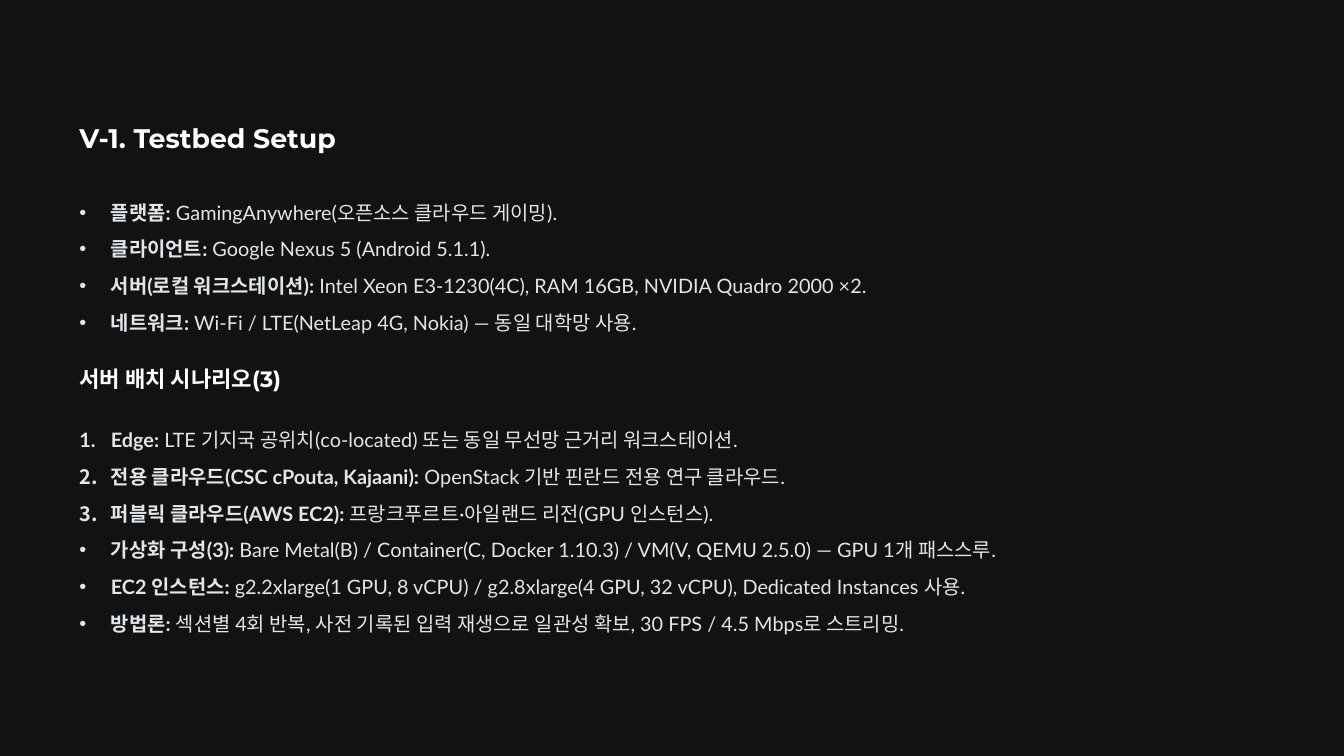
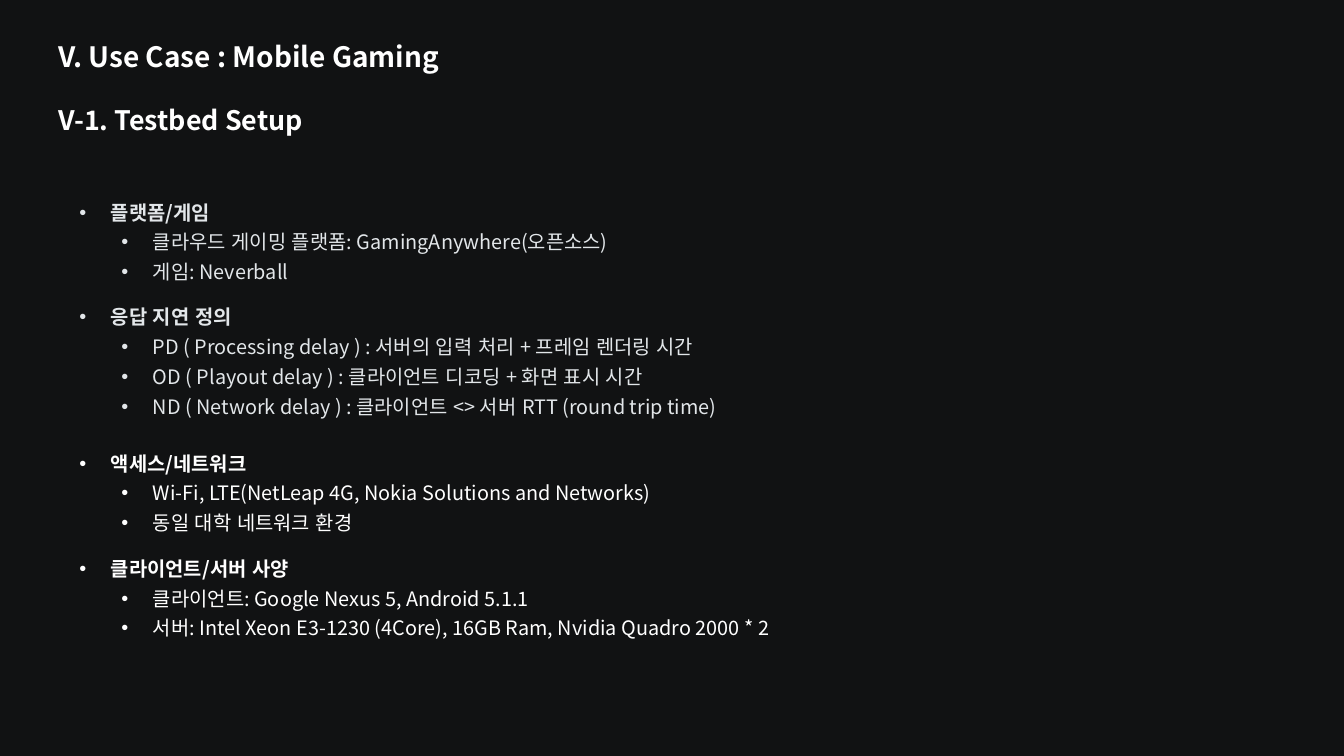
Before and after one commit to dhkeum9886/kmu-cloud-ai, a slide deck: slide 25 of 과제/Edge_Computing_for_the_Internet_of_Thing/Edge-Computing-for-the-Internet-of-Things-A-Case-Study.pptx (slide 23 before the commit). Drawn at 1344x756 pixels with LibreOffice and Linux fonts; fonts in the diff are those of the drawing. Boxes give left, top, right and bottom in pixels: in the first picture for what was removed or moved away, otherwise in the second. Text is boxed around its words. In the diff, an @@ line names an element or a change of style, - is before the commit and + after.

```diff
--- a/과제/Edge_Computing_for_the_Internet_of_Thing/Edge-Computing-for-the-Internet-of-Things-A-Case-Study.pptx
+++ b/과제/Edge_Computing_for_the_Internet_of_Thing/Edge-Computing-for-the-Internet-of-Things-A-Case-Study.pptx
@@ text added at (58,44,439,74), 24 pt, text #FFFFFF, bold @@
+V. Use Case : Mobile Gaming
@@ text "V-1. Testbed Setup": place and size @@
-text "V-1. Testbed Setup" at (79,128,336,154)
+text "V-1. Testbed Setup" at (58,108,303,136)
@@ text "V-1. Testbed Setup" at (58,108,303,136): font Montserrat to Noto Sans CJK KR @@
@@ text at (111,203,608,281): text changed; font Lato to Noto Sans CJK KR @@
-• 플랫폼: GamingAnywhere(오픈소스 클라우드 게이밍).
+• 플랫폼/게임
+  • 클라우드 게이밍 플랫폼: GamingAnywhere(오픈소스)
+  • 게임: Neverball
@@ text removed at (111,239,490,260) @@
-• 클라이언트: Google Nexus 5 (Android 5.1.1).
@@ text removed at (111,276,867,296) @@
-• 서버(로컬 워크스테이션): Intel Xeon E3-1230(4C), RAM 16GB, NVIDIA Quadro 2000 ×2.
@@ text added at (111,307,716,419), 17 pt, text #E2E6E9 @@
+• 응답 지연 정의
+  • PD ( Processing delay ) : 서버의 입력 처리 + 프레임 렌더링 시간
+  • OD ( Playout delay ) : 클라이언트 디코딩 + 화면 표시 시간
+  • ND ( Network delay ) : 클라이언트 <> 서버 RTT (round trip time)
@@ text removed at (79,368,281,392) @@
-서버 배치 시나리오(3)
@@ text removed at (111,430,737,451) @@
-1. Edge: LTE 기지국 공위치(co-located) 또는 동일 무선망 근거리 워크스테이션.
@@ text at (111,454,650,532): text changed; font Lato to Noto Sans CJK KR; text colour #E2E6E9 to #FFFFFF @@
-• 네트워크: Wi-Fi / LTE(NetLeap 4G, Nokia) — 동일 대학망 사용.
+• 액세스/네트워크
+  • Wi-Fi, LTE(NetLeap 4G, Nokia Solutions and Networks)
+  • 동일 대학 네트워크 환경
@@ text removed at (111,467,785,488) @@
-2. 전용 클라우드(CSC cPouta, Kajaani): OpenStack 기반 핀란드 전용 연구 클라우드.
@@ text removed at (111,504,713,524) @@
-3. 퍼블릭 클라우드(AWS EC2): 프랑크푸르트·아일랜드 리전(GPU 인스턴스).
@@ text removed at (111,540,996,560) @@
-• 가상화 구성(3): Bare Metal(B) / Container(C, Docker 1.10.3) / VM(V, QEMU 2.5.0) — GPU 1개 패스스루.
@@ text added at (111,559,769,639), 17 pt, text #FFFFFF @@
+• 클라이언트/서버 사양
+  • 클라이언트: Google Nexus 5, Android 5.1.1
+  • 서버: Intel Xeon E3-1230 (4Core), 16GB Ram, Nvidia Quadro 2000 * 2
@@ text removed at (111,577,965,598) @@
-• EC2 인스턴스: g2.2xlarge(1 GPU, 8 vCPU) / g2.8xlarge(4 GPU, 32 vCPU), Dedicated Instances 사용.
@@ text removed at (111,614,904,635) @@
-• 방법론: 섹션별 4회 반복, 사전 기록된 입력 재생으로 일관성 확보, 30 FPS / 4.5 Mbps로 스트리밍.
```
Also in this commit, not shown: 23 other slides changed, 10 slides added, 7 slides removed, 3 other files.
